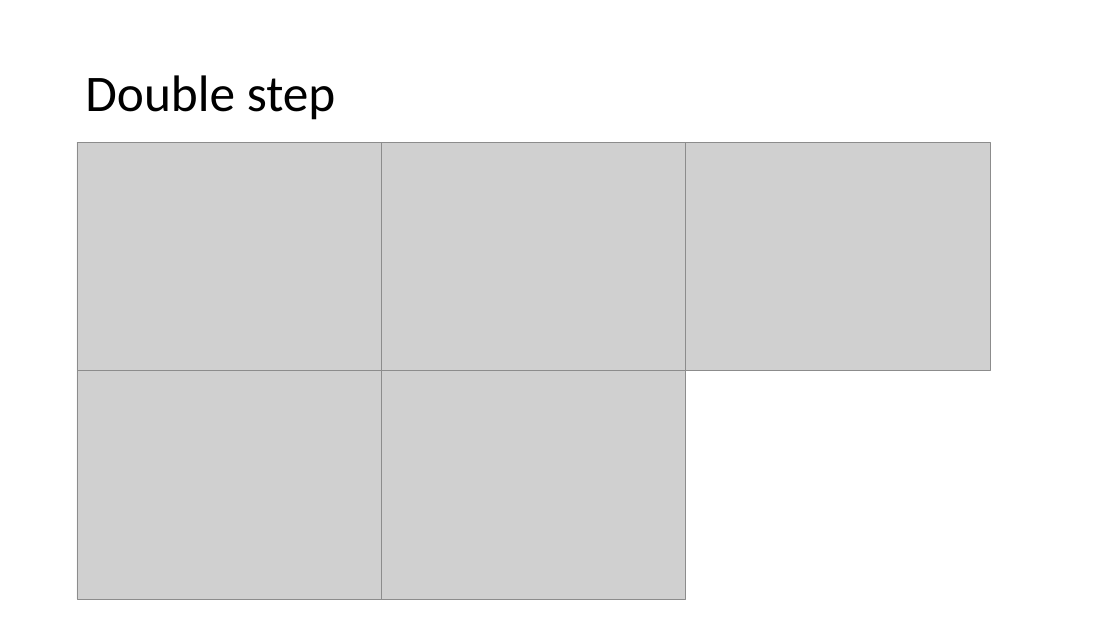
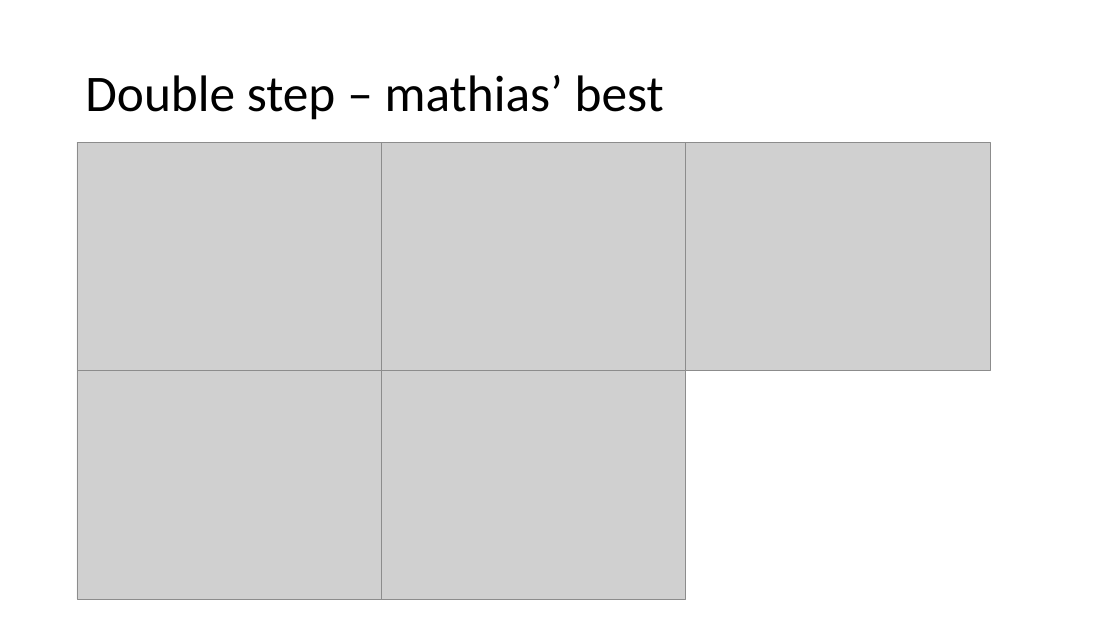
Before and after one commit to MaltheBisbo/learningForces, a slide deck: slide 13 of progress.pptx. Drawn at 1120x630 pixels with LibreOffice and Linux fonts; fonts in the diff are those of the drawing; grey boxes stand for pictures. Boxes give left, top, right and bottom in pixels: in the first picture for what was removed or moved away, otherwise in the second. Text is boxed around its words. In the diff, an @@ line names an element or a change of style, - is before the commit and + after.

```diff
--- a/progress.pptx
+++ b/progress.pptx
@@ title at bbox=[85, 75, 664, 120]: text changed @@
-Double step
+Double step – mathias’ best
```
Also in this commit, not shown: 4 other slides changed, 3 slides added.
